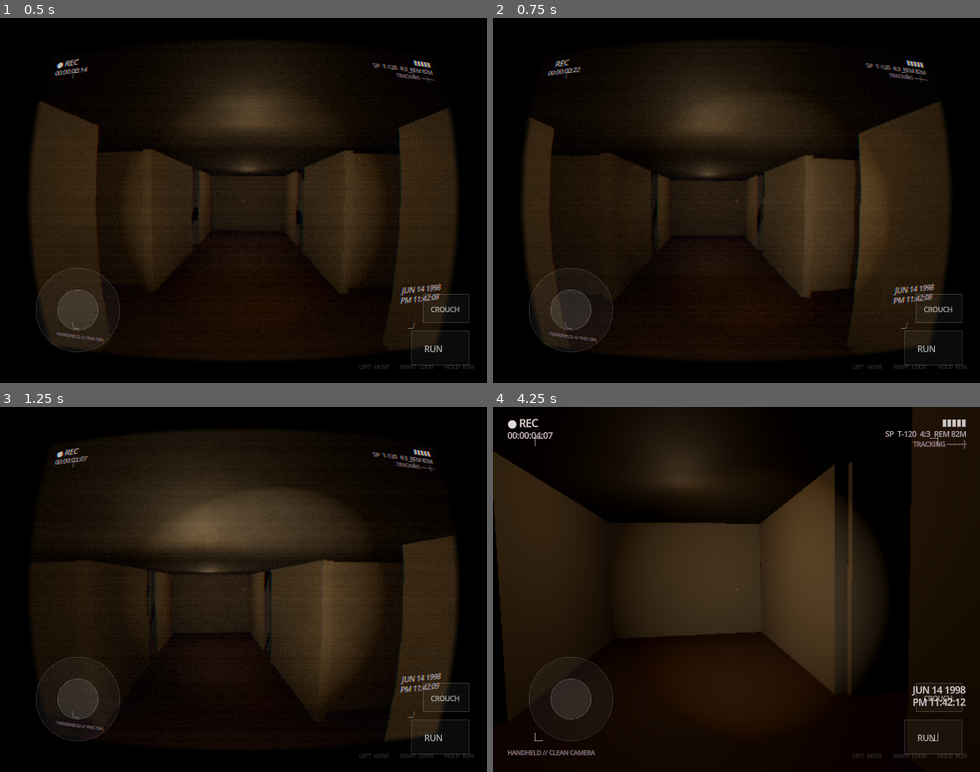
Above: before the commit, frames 1-4 (two rows, left to right).
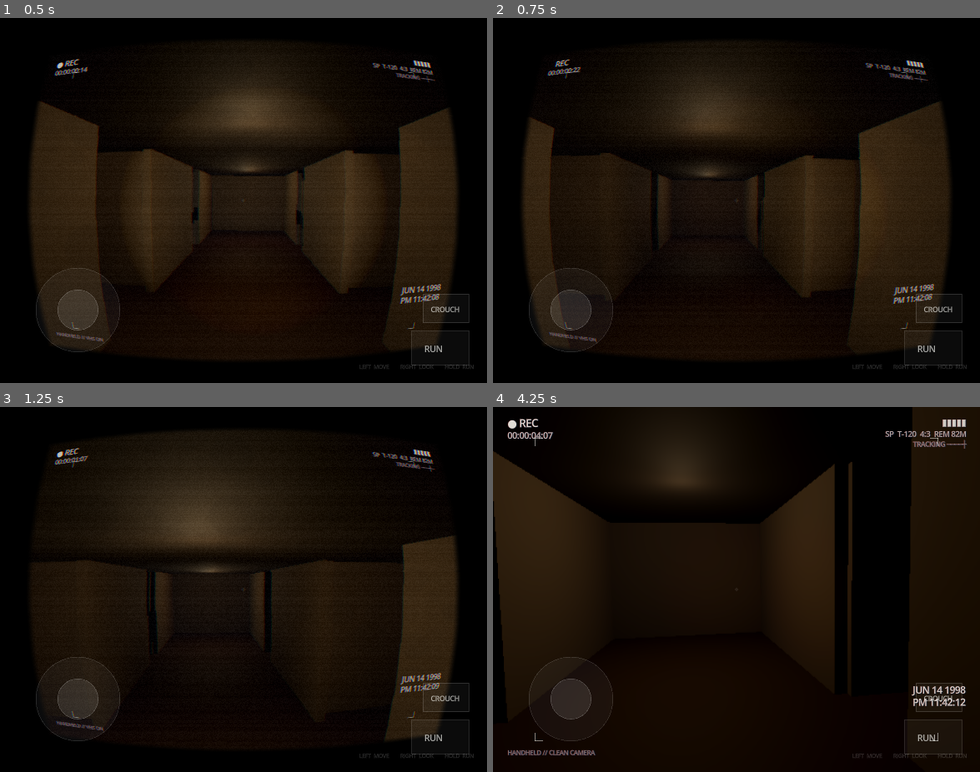
Above: after the commit, the same moments.

Repository: Goyimaticax1/vhs
Game: Godot game, scene res://main.tscn
Same seed, same stepped clock (60 frames per second), same inputs: the game is played once before the commit and once after it.
Inputs (mouse positions are in pixels of both pictures, inside the frame that each line leads up to):
- Up to frame 1 (0.5 s): no input
- Up to frame 2 (0.75 s): tap Enter at 0.5 s; move the mouse to (760, 200) at 0.52 s; hold W (move_forward) from 0.53 s (still down); hold F (toggle_torch, bound only after the commit) from 0.53 s (still down); click (760, 200) at 0.67 s
- Up to frame 3 (1.25 s): keep holding W (move_forward); keep holding F (toggle_torch, bound only after the commit); tap Space (jump) at 0.77 s
- Up to frame 4 (4.25 s): keep holding W (move_forward); move the mouse to (712, 589) at 1.27 s; release F (toggle_torch, bound only after the commit) at 1.28 s; tap Shift (sprint) at 1.35 s; tap Space (jump) at 1.52, 3.02, 3.77 s; tap F (toggle_torch, bound only after the commit) at 1.55, 2.85, 3.8 s; move the mouse to (751, 582) at 2.02 s; hold F (toggle_torch, bound only after the commit) 2.03-2.78 s; tap V (toggle_vhs) at 2.1 s; move the mouse to (731, 596) at 2.77 s; click (731, 596) at 2.92 s; move the mouse to (770, 593) at 3.52 s; hold C from 3.53 s (still down)

Frame 1 is identical in both runs. In frame 2, 0.3% of the frame differs, in the area x 64-67%, y 41-65%; in frame 3, 9.1%; in frame 4, 17%, in the area x 29-80%, y 26-79%.

Commit message:
Enable ETC2/ASTC VRAM compression (Android export requirement) and add toggle_torch

Diff:
--- a/project/project.godot
+++ b/project/project.godot
@@ -21,6 +21,10 @@
 renderer/rendering_method="mobile"
 renderer/rendering_method.mobile="mobile"
 textures/default_filters/use_nearest_mipmap_filter=false
+textures/vram_compression/import_etc2_astc=true
+textures/vram_compression/import_s3tc_bptc=false
+lightmapping/bake_quality/medium_quality_ray_count=256
+global_illumination/gi/use_half_resolution=true
 anti_aliasing/quality/msaa_3d=2
 lights_and_shadows/directional_shadow/size=1024
 lights_and_shadows/positional_shadow/atlas_size=1024
@@ -61,6 +65,10 @@
 "deadzone": 0.2,
 "events": [Object(InputEventKey,"resource_local_to_scene":false,"resource_name":"","device":-1,"window_id":0,"alt_pressed":false,"shift_pressed":false,"ctrl_pressed":false,"meta_pressed":false,"pressed":false,"keycode":86,"key_label":0,"unicode":0,"location":0,"echo":false,"script":null)]
 }
+toggle_torch={
+"deadzone": 0.2,
+"events": [Object(InputEventKey,"resource_local_to_scene":false,"resource_name":"","device":-1,"window_id":0,"alt_pressed":false,"shift_pressed":false,"ctrl_pressed":false,"meta_pressed":false,"pressed":false,"keycode":70,"key_label":0,"unicode":0,"location":0,"echo":false,"script":null)]
+}
 
 [gui]
 theme/default_font_multichannel_signed_distance_field=true
